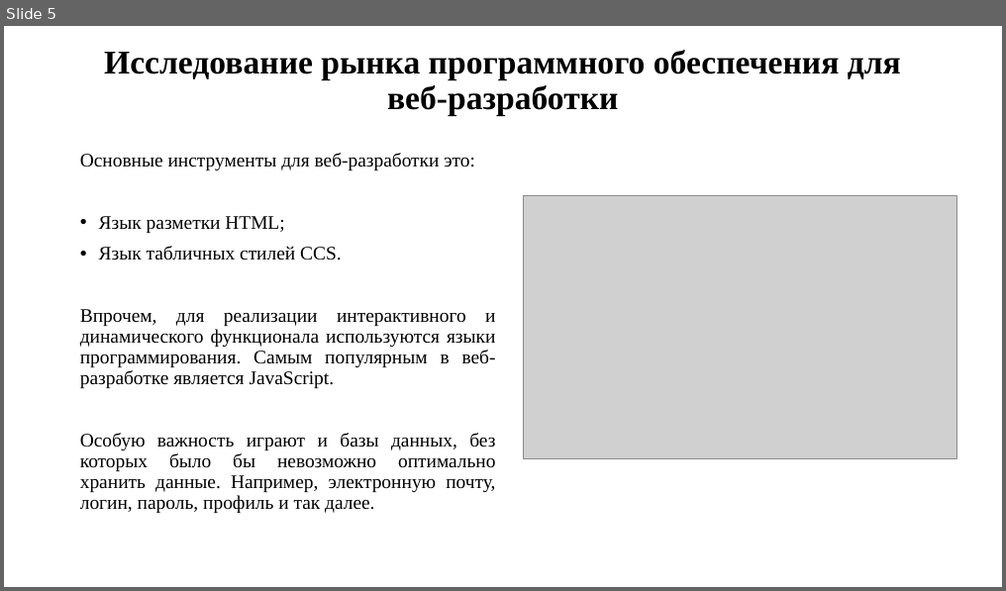
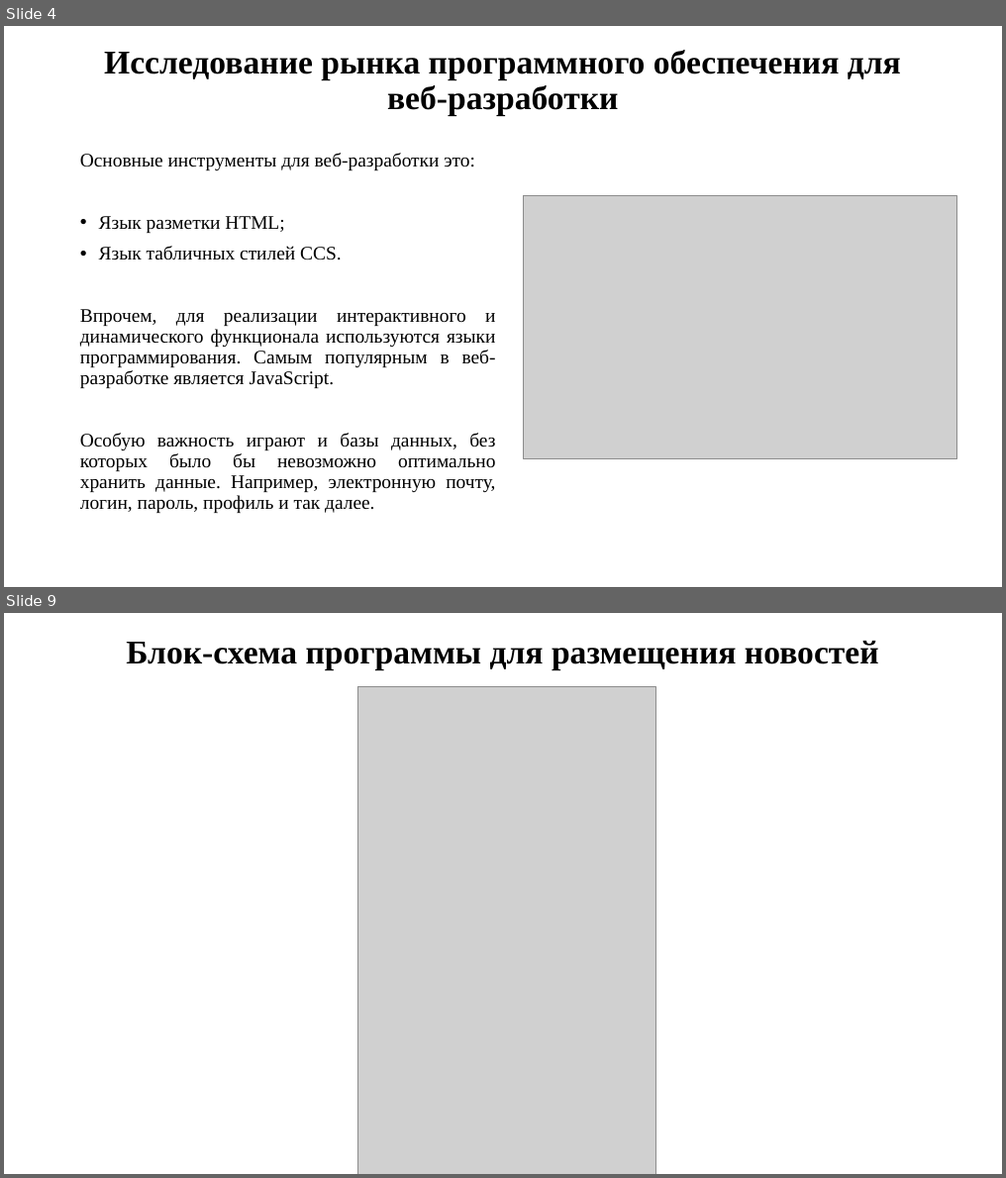
Before and after one commit to AtaevB/Commercial-Website-dev, a slide deck: презентация к диплому.pptx. Shown one above the other, each under a label of ours: slide 5 before the commit, slides 4 and 9 after it; the slides between them are not shown. The pictures are 1006x591 and 1006x1178 pixels, drawn with LibreOffice and Linux fonts; fonts in the diff are those of the drawing; grey boxes stand for pictures. Boxes give left, top, right and bottom in pixels: in the first picture for what was removed or moved away, otherwise in the second. Text is boxed around its words. In the diff, an @@ line names an element or a change of style, - is before the commit and + after.

```diff
--- a/презентация к диплому.pptx
+++ b/презентация к диплому.pptx
@@ slide 9 added at box(4, 613, 1002, 1174), background #FFFFFF @@
@@ title added at box(126, 641, 879, 670), 32 pt, text #000000, bold @@
+Блок-схема программы для размещения новостей
@@ picture added at box(358, 686, 655, 1174) @@
@@ what was slide 5 is now slide 4 @@
```
Also in this commit, not shown: 3 slides changed, 3 other slides added, 4 slides removed, 41 other files.
